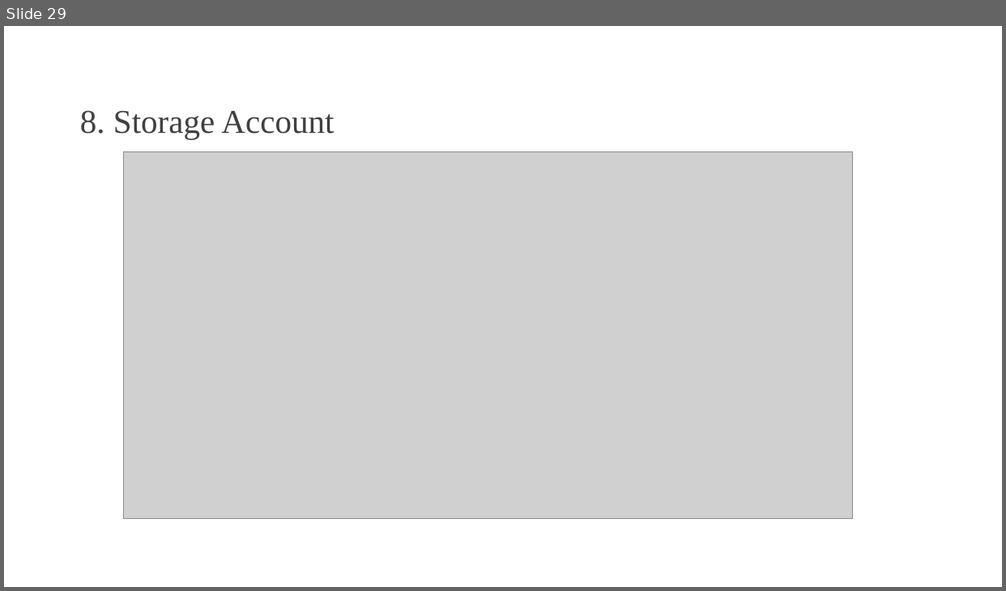
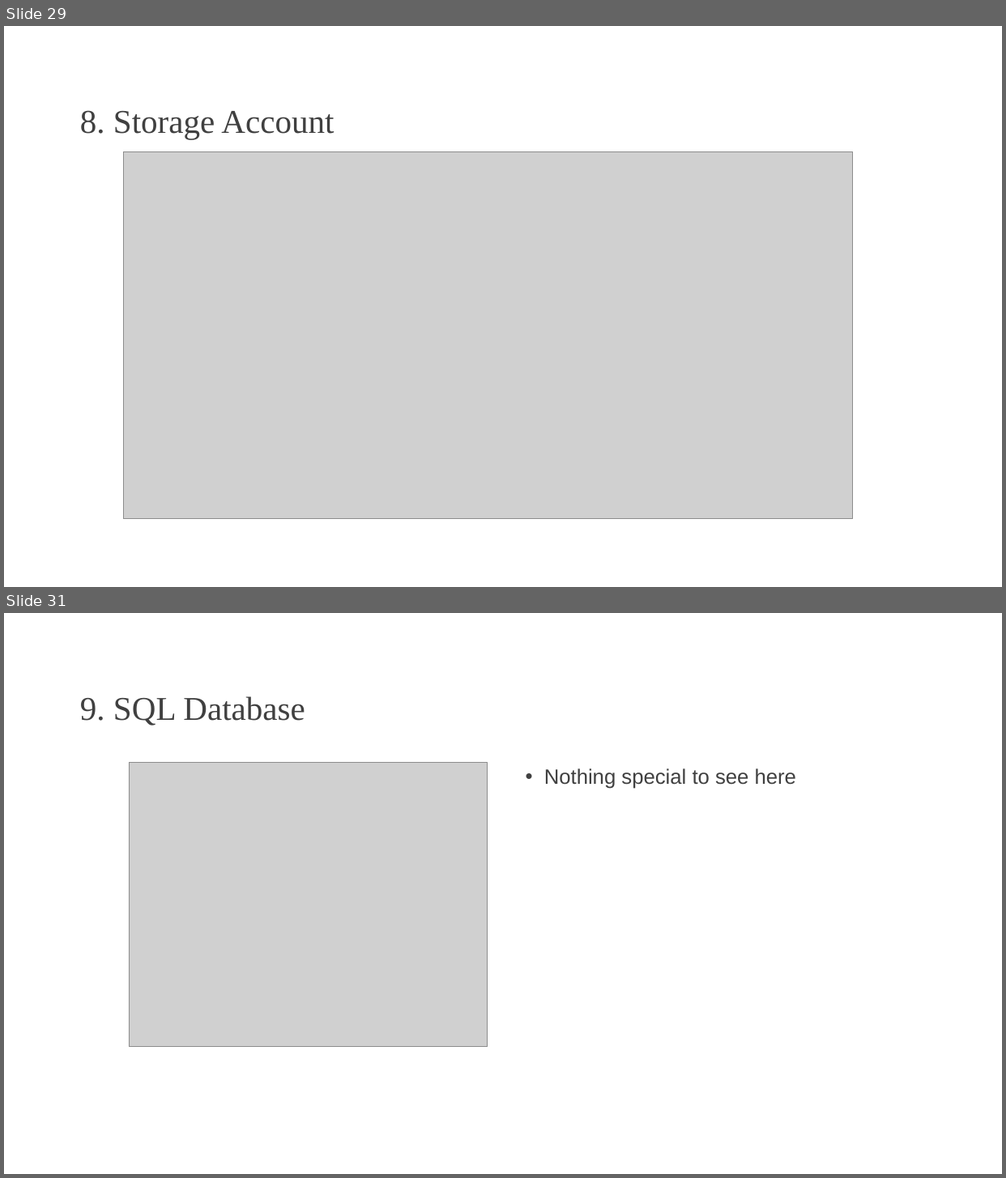
Before and after one commit to johnverbiest/Terraform101-KnowledgeShare, a slide deck: Terraform 101.pptx. Shown one above the other, each under a label of ours: slide 29 before the commit, slides 29 and 31 after it; the slides between them are not shown. The pictures are 1006x591 and 1006x1178 pixels, drawn with LibreOffice and Linux fonts; fonts in the diff are those of the drawing; grey boxes stand for pictures; background and template pictures are left out. Boxes give left, top, right and bottom in pixels: in the first picture for what was removed or moved away, otherwise in the second. Text is boxed around its words. In the diff, an @@ line names an element or a change of style, - is before the commit and + after.

Commit message:
Added Sql Server & Database

```diff
--- a/Terraform 101.pptx
+++ b/Terraform 101.pptx
@@ slide 31 added at (4, 613, 1002, 1174), background picture (left out) @@
@@ title added at (80, 696, 305, 726), 32 pt, text #404040 @@
+9. SQL Database
@@ picture added at (129, 763, 487, 1047) @@
@@ text added at (544, 769, 796, 789), 20 pt, text #404040 @@
+• Nothing special to see here
```
Also in this commit, not shown: 1 slide changed, 2 other slides added, 2 other files.
